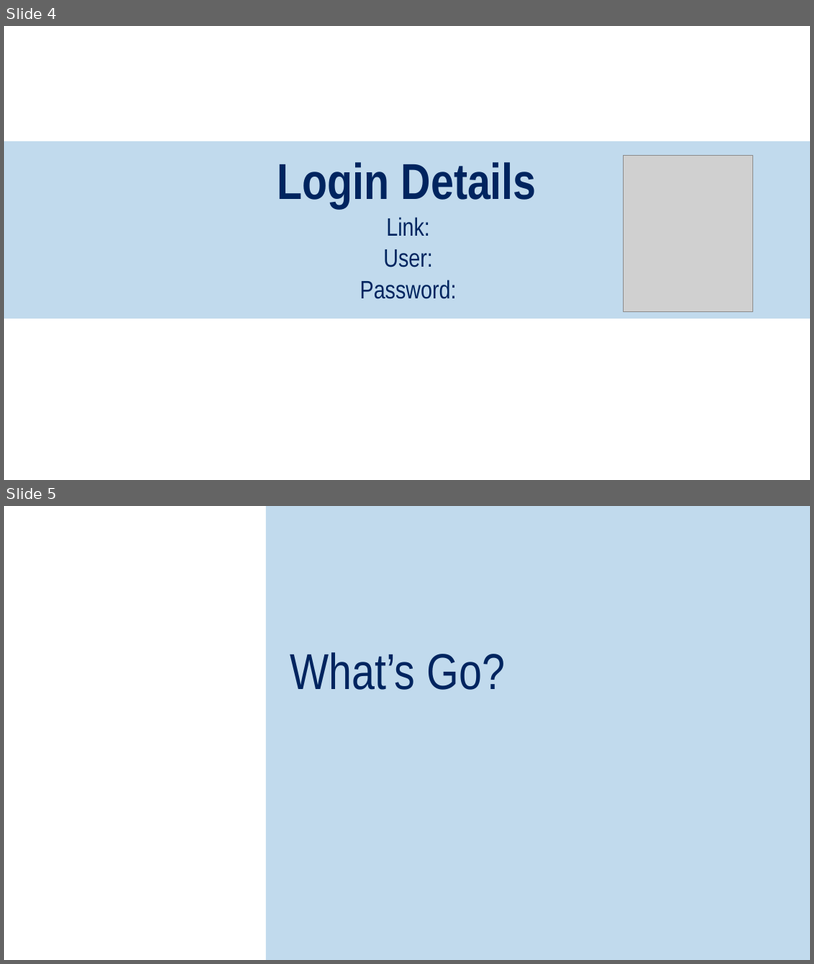
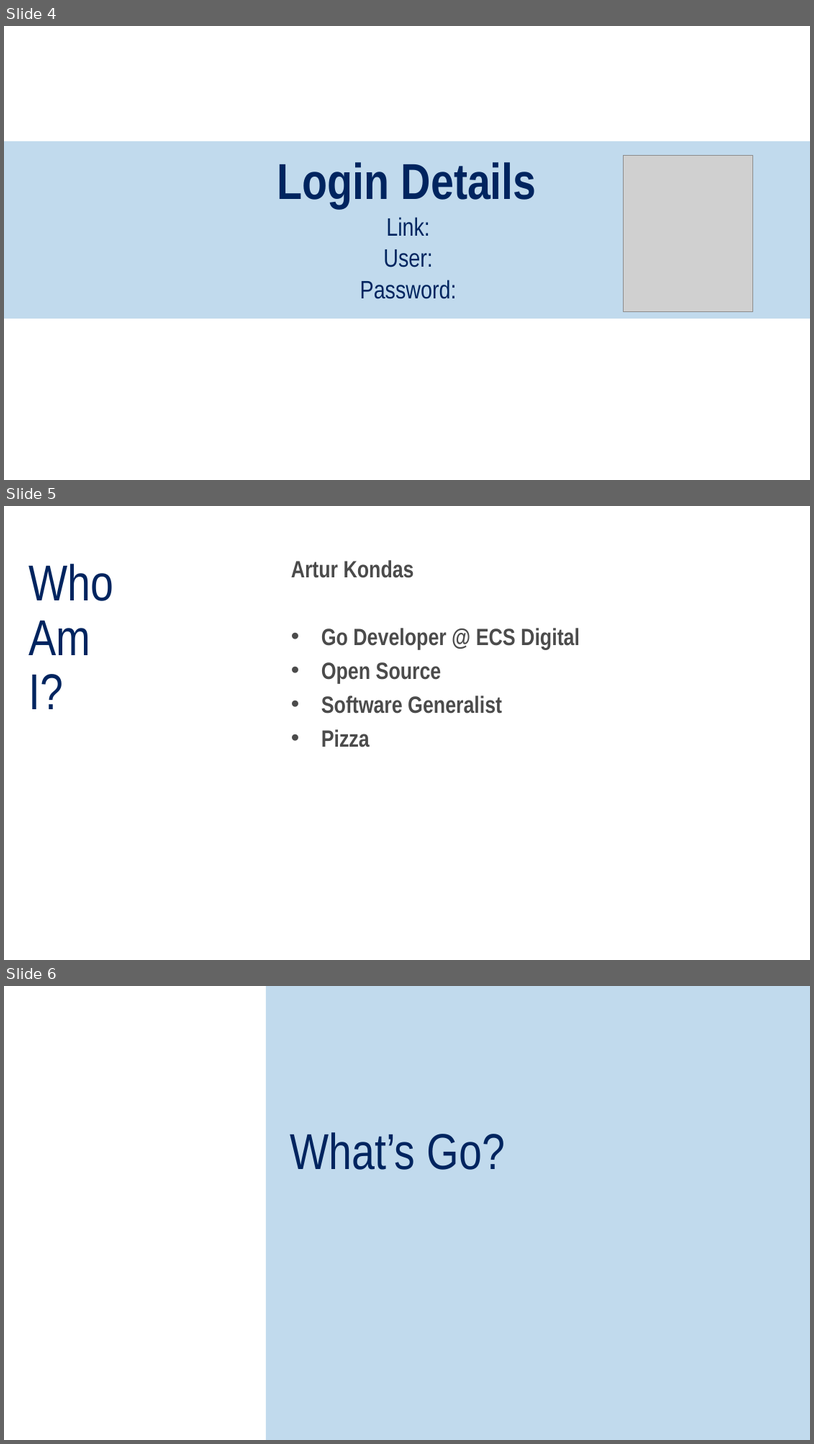
Before and after one commit to youshy/Hands-On-Ready-To-Deploy-Golang-CRUD-API, a slide deck: DevOps-Playground-Intro-Slides.pptx. Shown one above the other, each under a label of ours: slides 4 and 5 before the commit, slides 4, 5 and 6 after it. The pictures are 814x964 and 814x1444 pixels, drawn with LibreOffice and Linux fonts; fonts in the diff are those of the drawing; grey boxes stand for pictures; background and template pictures are left out. Boxes give left, top, right and bottom in pixels: in the first picture for what was removed or moved away, otherwise in the second. Text is boxed around its words. In the diff, an @@ line names an element or a change of style, - is before the commit and + after.

Commit message:
update slides

```diff
--- a/DevOps-Playground-Intro-Slides.pptx
+++ b/DevOps-Playground-Intro-Slides.pptx
@@ slide 5 added at (4, 506, 810, 960), background picture (left out) @@
@@ title added at (28, 564, 113, 709), 60 pt, text #00245F @@
+Who
+Am
+I?
@@ text added at (291, 560, 580, 747), 28 pt, text #4B4B4B, bold @@
+Artur Kondas
+• Go Developer @ ECS Digital
+• Open Source
+• Software Generalist
+• Pizza
@@ what was slide 5 is now slide 6 @@
```
